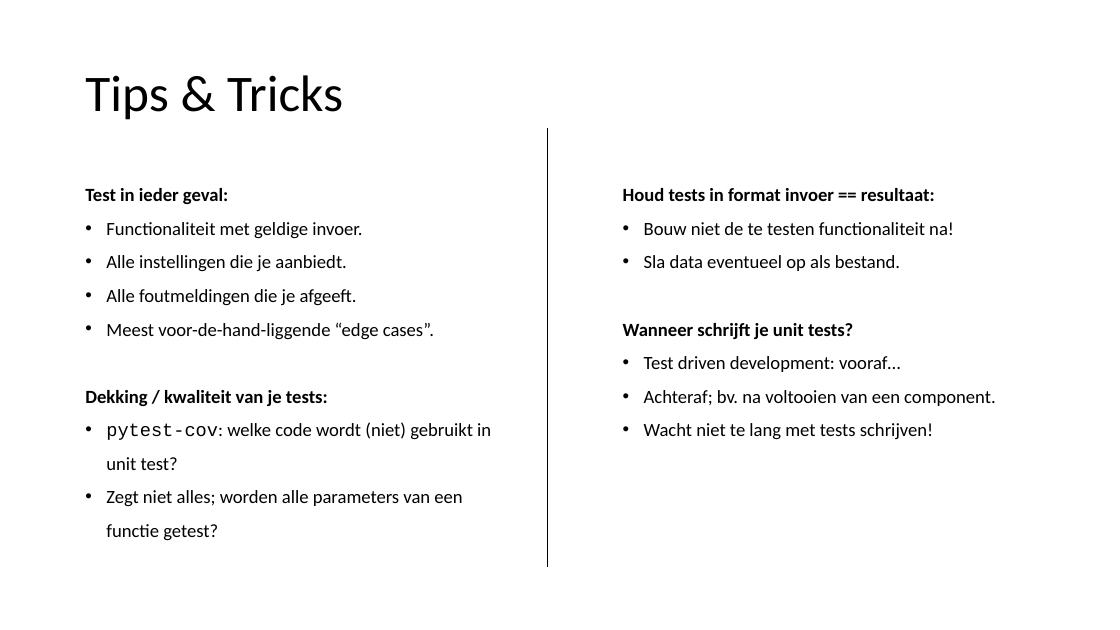
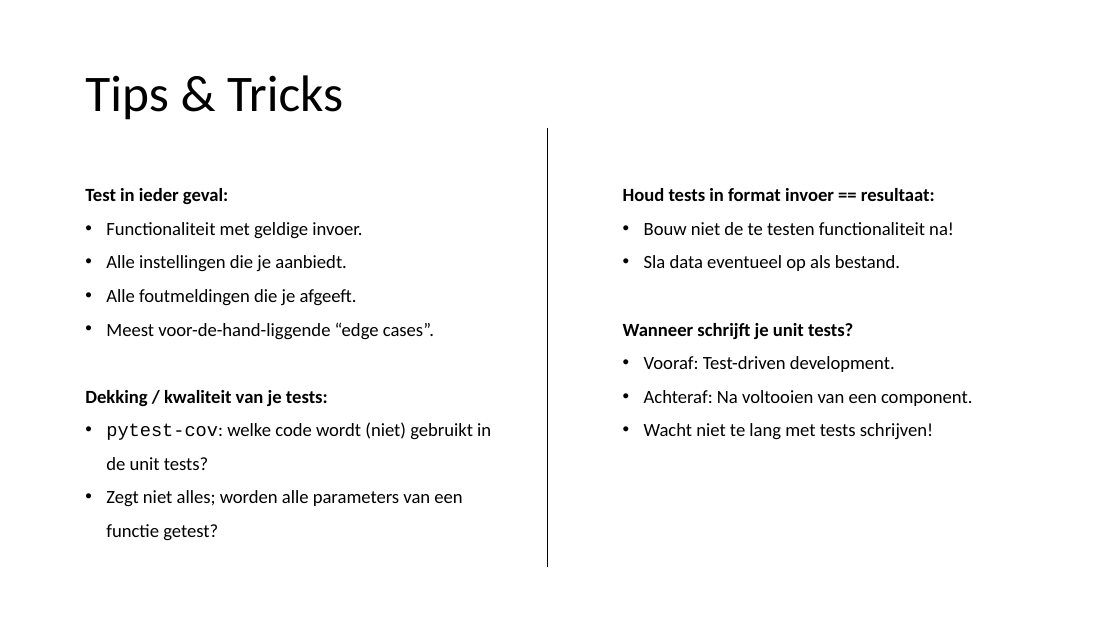
Before and after one commit to LFKoning/knowledge-sharing, a slide deck: slide 58 of python_course_4p/3_production_code/3_production_code.pptx. Drawn at 1120x630 pixels with LibreOffice and Linux fonts; fonts in the diff are those of the drawing. Boxes give left, top, right and bottom in pixels: in the first picture for what was removed or moved away, otherwise in the second. Text is boxed around its words. In the diff, an @@ line names an element or a change of style, - is before the commit and + after.

```diff
--- a/python_course_4p/3_production_code/3_production_code.pptx
+++ b/python_course_4p/3_production_code/3_production_code.pptx
@@ text at [644,356,973,406]: text changed @@
-• Test driven development: vooraf…
-• Achteraf; bv. na voltooien van een component.
+• Vooraf: Test-driven development.
+• Achteraf: Na voltooien van een component.
@@ text at [106,422,491,470]: text changed @@
-• pytest-cov: welke code wordt (niet) gebruikt in unit test?
+• pytest-cov: welke code wordt (niet) gebruikt in de unit tests?
```
Also in this commit, not shown: 19 other slides changed, 19 other files.
